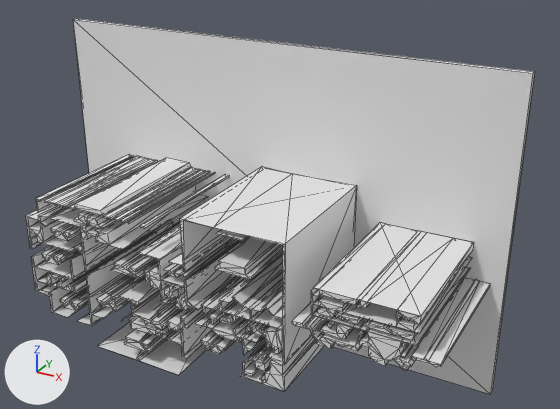
Renders of the glTF model version one/out_3d/67_8.glb from each side of a commit.
Before and after are seen from a 50 mm lens placed at (12.72, -13.53, 9.87), pointed at (5.84, -1.02, 3.61). Lighting does not change. The marker at lower left points along +X, +Y and +Z. Mesh edges are drawn as thin lines. Where no turn or scale is listed for an object, it has been applied to the vertices. Vertices at the same position are counted once.

The first picture shows 'geometry_0'.
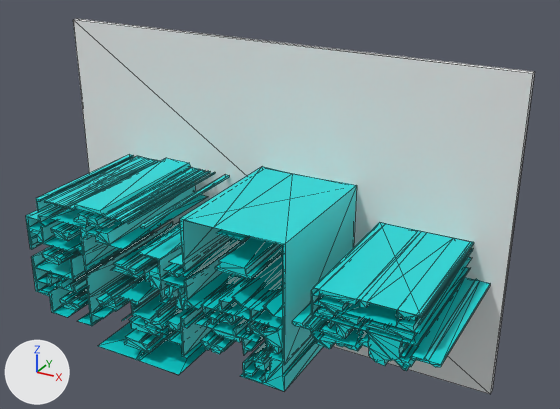
Location of each change, [x1, y1, x2, y2] in pixels of the pictures (560 x 409 px; the box of a moved part takes in the faces that stretch with it):
part 1 of me_geometry_0, moved or reshaped: before [356, 301, 421, 325]; after [397, 243, 474, 325]
part 2 of me_geometry_0, moved or reshaped: before [262, 288, 283, 316]; after [263, 288, 283, 316]
part 3 of me_geometry_0, recoloured: [26, 20, 494, 391] in both

The change, as a list of edits to the scene's bpy script:
```text
Add mat_defaultmaterial:
    mat_defaultmaterial = bpy.data.materials.new('DefaultMaterial')
    mat_defaultmaterial.use_nodes = True; mat_defaultmaterial.node_tree.nodes.clear()
    _N = mat_defaultmaterial.node_tree.nodes; _L = mat_defaultmaterial.node_tree.links
    n0 = _N.new('ShaderNodeOutputMaterial'); n0.name = 'Material Output'
    n1 = _N.new('ShaderNodeBsdfPrincipled'); n1.name = 'Principled BSDF'
    n2 = _N.new('ShaderNodeVertexColor'); n2.name = 'Color Attribute'
    _L.new(n1.outputs[0], n0.inputs[0])  # 'BSDF' to 'Surface'
    _L.new(n2.outputs[0], n1.inputs[0])  # 'Color' to 'Base Color'
Change me_geometry_0:
    used by ob_geometry_0; location = (0.0, 0.0, 0.0)
    remove me_geometry_0.from_pydata(...)  # 1716 vertices, 3260 faces; spans x 0.0..10.23, y -3.15..0.0, z 0.0..6.62
    add me_geometry_0.from_pydata(...)  # 1716 vertices, 3256 faces; spans x 0.0..10.23, y -3.15..0.0, z 0.0..6.62
    me_geometry_0 part 1: 1 vertex moved from x 9.46, y -0.15, z 3.13 to x 9.52, y -0.15, z 3.13; 9 vertices removed from x 8.44..9.46, y -3.15..-0.15, z 3.13..3.17; 11 vertices added at x 9.47..9.56, y -3.15..-0.15, z 3.13..3.27
    me_geometry_0 part 2: 4 vertices removed from x 6.63..6.75, y -3.15..-0.15, z 2.57..2.58; 2 vertices added at x 6.66, y -3.15..-0.15, z 2.62
    me_geometry_0 part 3: 2362 faces spanning x 0.0..10.23, y -3.15..0.0, z 0.0..6.62 switch from no material to mat_defaultmaterial
```
